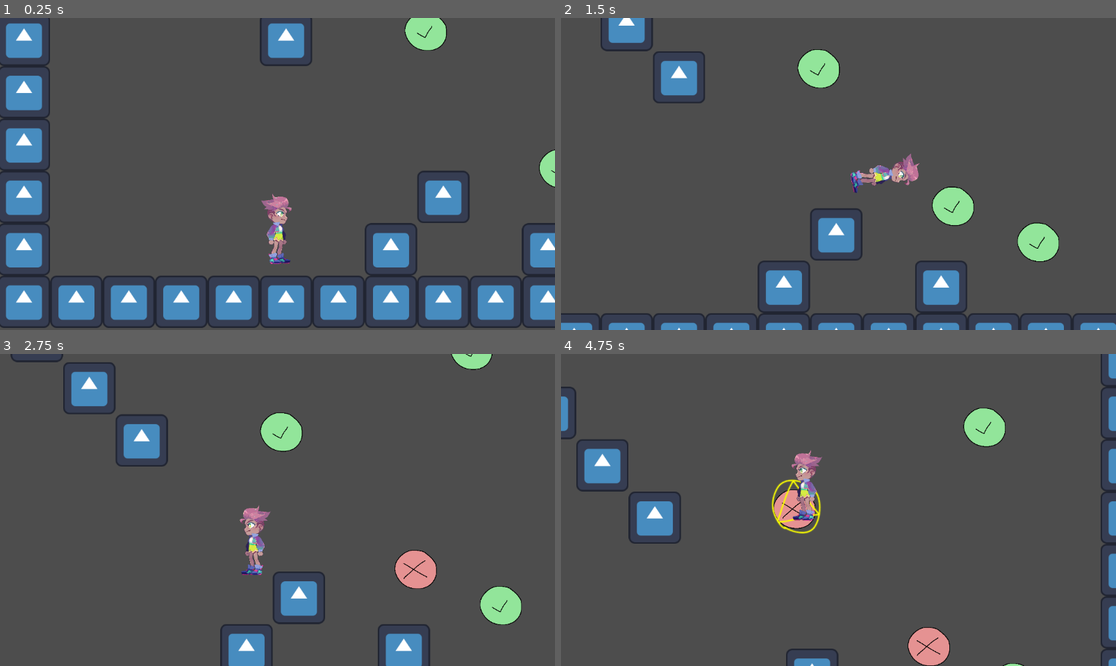
Above: before the commit, frames 1-4 (two rows, left to right).
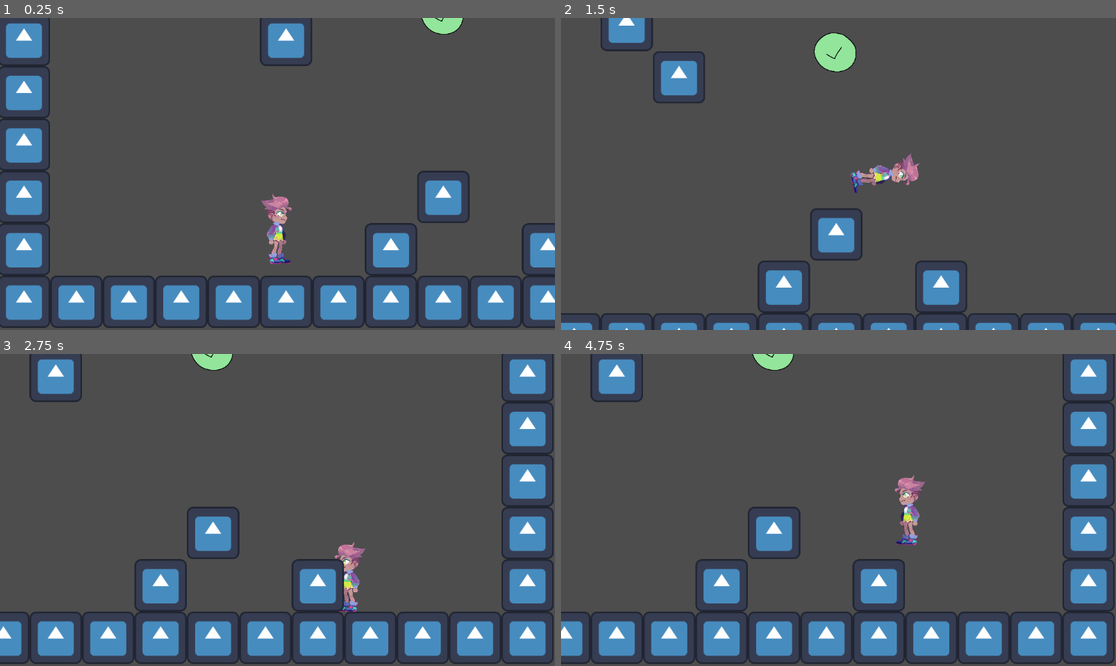
Above: after the commit, the same moments.

Repository: pepperfruits/Aurelia
Game: Godot game, scene res://Levels/TestingLevel/testing_level.tscn
Same seed, same stepped clock (60 frames per second), same inputs: the game is played once before the commit and once after it. The engine's default icon, where the game draws it, is replaced by a stand-in: a white triangle on a blue panel in a dark square.
Inputs:
- Up to frame 1 (0.25 s): no input
- Up to frame 2 (1.5 s): hold Right (move_right) from 0.53 s (still down); tap C (dash) at 0.6, 1.35 s; tap Z (jump) at 0.77 s
- Up to frame 3 (2.75 s): tap Z (jump) at 1.52 s; release Right (move_right) at 2.03 s; hold Left (move_left) from 2.03 s (still down); tap C (dash) at 2.1 s
- Up to frame 4 (4.75 s): release Left (move_left) at 2.78 s; hold Right (move_right) 2.78-4.28 s; tap C (dash) at 2.85, 3.6, 4.35 s; tap Z (jump) at 3.02, 3.77, 4.52 s; hold Left (move_left) from 4.28 s (still down)

The runs differ from the first frame. In frame 1, 0.9% of the frame differs, in the area x 72-100%, y 0-55%; in frame 2, 2.6%; in frame 3, 25%, in the area x 0-100%, y 0-100%; in frame 4, 25%.

Commit message:
Testing level cleanup

Diff:
--- a/Levels/TestingLevel/testing_level.tscn
+++ b/Levels/TestingLevel/testing_level.tscn
@@ -23,31 +23,25 @@
 p = NodePath("../Player")
 
 [node name="Hook" parent="DynamicEnvironmentManager" instance=ExtResource("4_7y0ub")]
-position = Vector2(920, -88)
+position = Vector2(960, -128)
 
 [node name="Hook2" parent="DynamicEnvironmentManager" instance=ExtResource("4_7y0ub")]
-position = Vector2(1384, -288)
+position = Vector2(1408, -320)
 
 [node name="Hook3" parent="DynamicEnvironmentManager" instance=ExtResource("4_7y0ub")]
-position = Vector2(944, -520)
+position = Vector2(960, -512)
 
 [node name="Hook4" parent="DynamicEnvironmentManager" instance=ExtResource("4_7y0ub")]
-position = Vector2(1352, -688)
+position = Vector2(1408, -704)
 
 [node name="Hook5" parent="DynamicEnvironmentManager" instance=ExtResource("4_7y0ub")]
-position = Vector2(968, -936)
+position = Vector2(960, -896)
 
 [node name="Hook6" parent="DynamicEnvironmentManager" instance=ExtResource("4_7y0ub")]
-position = Vector2(1368, -1096)
+position = Vector2(1408, -1088)
 
 [node name="Hook7" parent="DynamicEnvironmentManager" instance=ExtResource("4_7y0ub")]
-position = Vector2(968, -1352)
-
-[node name="Hook8" parent="DynamicEnvironmentManager" instance=ExtResource("4_7y0ub")]
-position = Vector2(1456, 336)
-
-[node name="Hook9" parent="DynamicEnvironmentManager" instance=ExtResource("4_7y0ub")]
-position = Vector2(1248, 248)
+position = Vector2(384, -896)
 
 [node name="Player" parent="." instance=ExtResource("1_jr7kg")]
 position = Vector2(555, 331)
